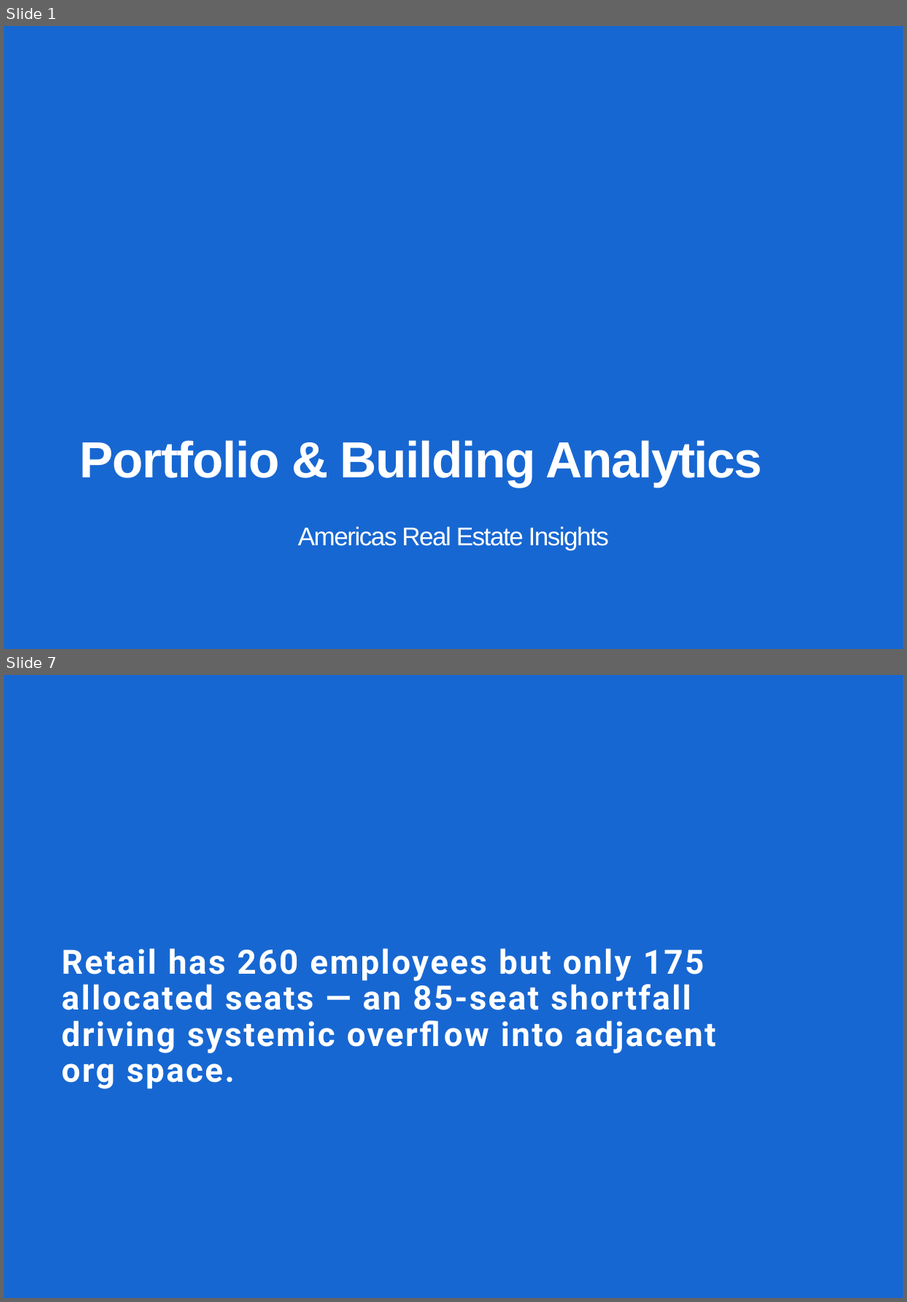
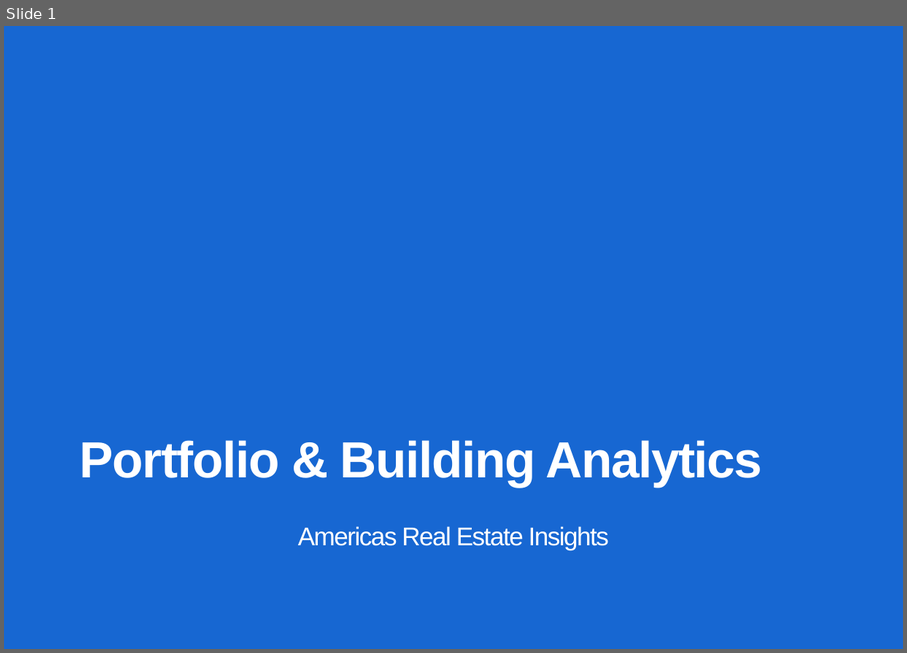
Before and after one commit to parokshs/conversational-ui, a slide deck: src/demo/presentation/assets/CWP_Template.pptx. Shown one above the other, each under a label of ours: slides 1 and 7 before the commit, slide 1 after it; the slides between them are not shown. The pictures are 907x1302 and 907x653 pixels, drawn with LibreOffice and Linux fonts; fonts in the diff are those of the drawing; background and template pictures are left out; a plain dark background stands for a picture behind light text. Boxes give left, top, right and bottom in pixels: in the first picture for what was removed or moved away, otherwise in the second. Text is boxed around its words. In the diff, an @@ line names an element or a change of style, - is before the commit and + after.

```diff
--- a/src/demo/presentation/assets/CWP_Template.pptx
+++ b/src/demo/presentation/assets/CWP_Template.pptx
@@ slide 7 removed at (4,675,903,1298), background #FFFFFF; not listed: 1 template element that a slide beside it also shows @@
@@ title removed at (62,948,716,1089) @@
-Retail has 260 employees but only 175 allocated seats — an 85-seat shortfall driving systemic overflow into adjacent org space.
```
Also in this commit, not shown: 4 slides changed, 1 slide added, 6 other slides removed, 29 other files.
